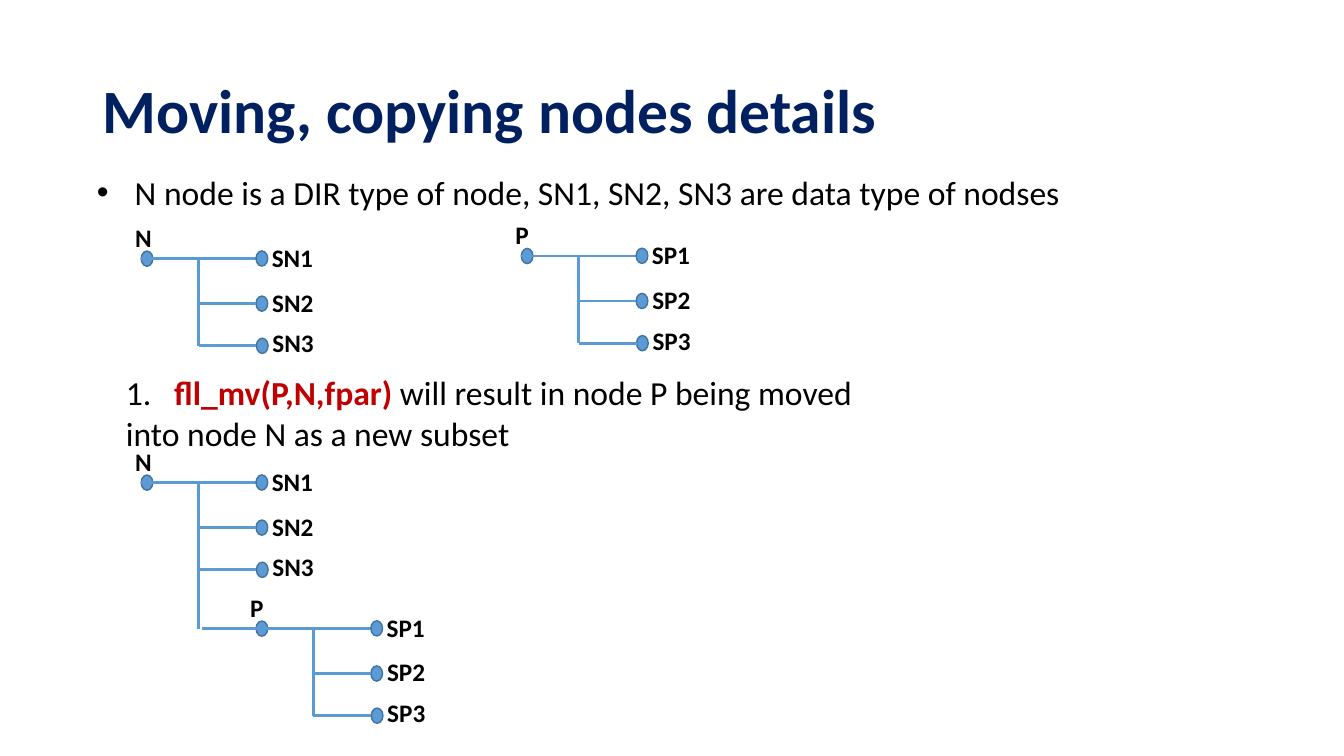
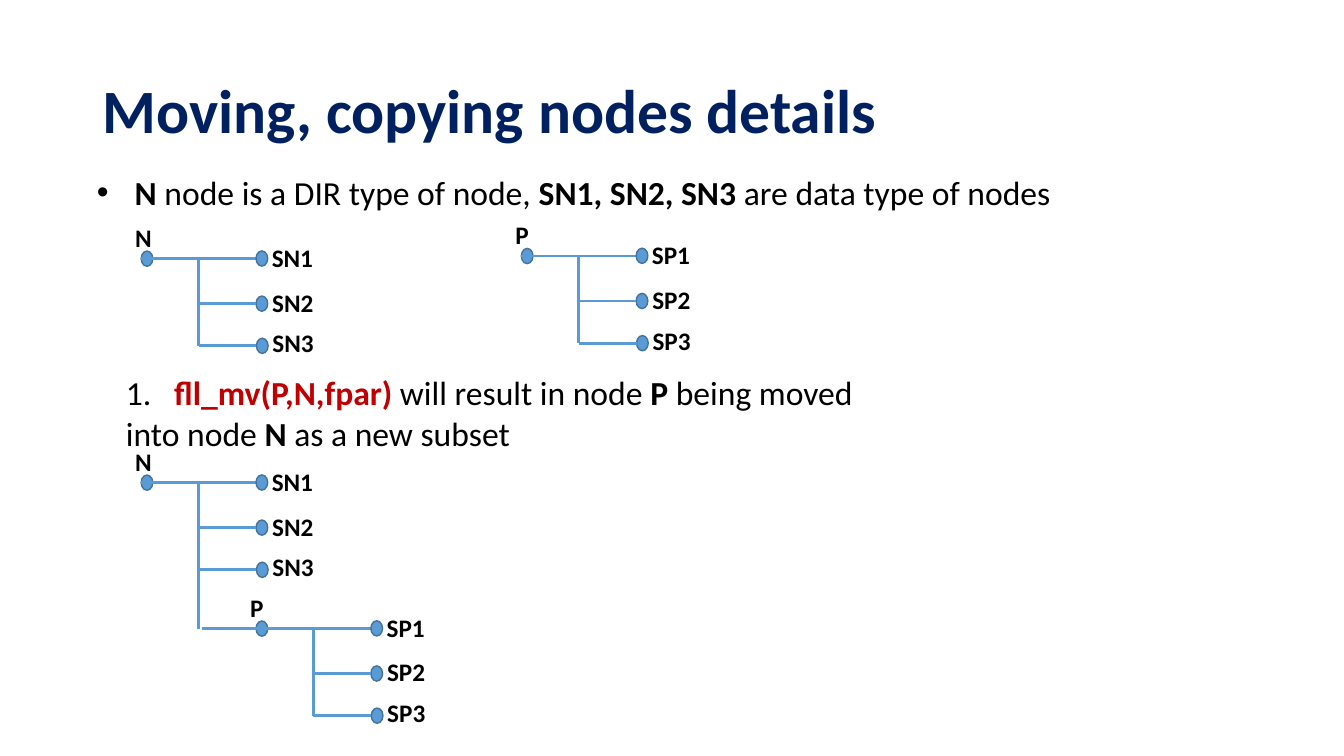
Before and after one commit to ZedThree/fort_depend.py, a slide deck: slide 22 of fll–FortranLinkedListLibrary.pptx (slide 21 before the commit). Drawn at 1344x756 pixels with LibreOffice and Linux fonts; fonts in the diff are those of the drawing. Boxes give left, top, right and bottom in pixels: in the first picture for what was removed or moved away, otherwise in the second. Text is boxed around its words. In the diff, an @@ line names an element or a change of style, - is before the commit and + after.

Commit message:
update ppt files

```diff
--- a/fll–FortranLinkedListLibrary.pptx
+++ b/fll–FortranLinkedListLibrary.pptx
@@ text at <box>135,181,1050,211</box>: text changed @@
-• N node is a DIR type of node, SN1, SN2, SN3 are data type of nodses
+• N node is a DIR type of node, SN1, SN2, SN3 are data type of nodes
@@ text "1. fll_mv(P,N,fpar) will result in ..." at <box>126,380,853,447</box>: bold on in "P N" @@
```
Also in this commit, not shown: 15 other slides changed, 4 slides added, 1 other file.
